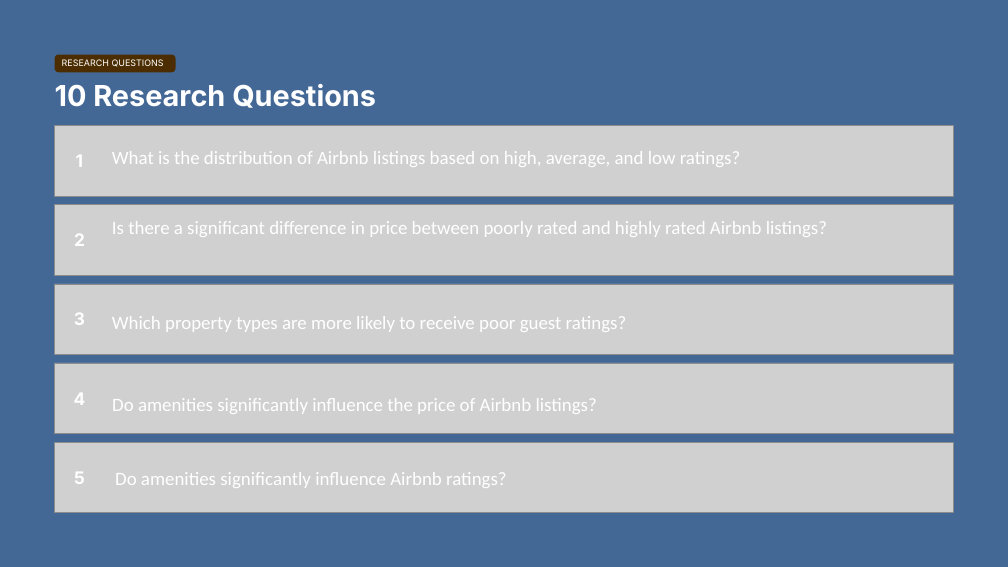
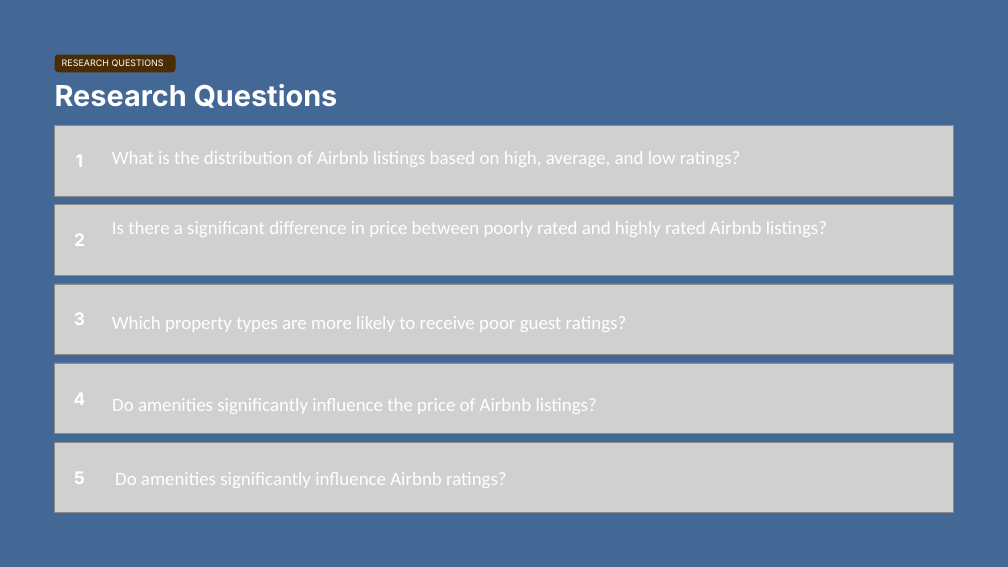
Before and after one commit to jannoelvero/first_project, a slide deck: slide 4 of slides/project_presentation.pptx. Drawn at 1008x567 pixels with LibreOffice and Linux fonts; fonts in the diff are those of the drawing; grey boxes stand for pictures; background and template pictures are left out. Boxes give left, top, right and bottom in pixels: in the first picture for what was removed or moved away, otherwise in the second. Text is boxed around its words. In the diff, an @@ line names an element or a change of style, - is before the commit and + after.

```diff
--- a/slides/project_presentation.pptx
+++ b/slides/project_presentation.pptx
@@ text at [55,84,338,108]: text changed @@
-10 Research Questions
+Research Questions
```
Also in this commit, not shown: 13 other slides changed, 1 slide added.
